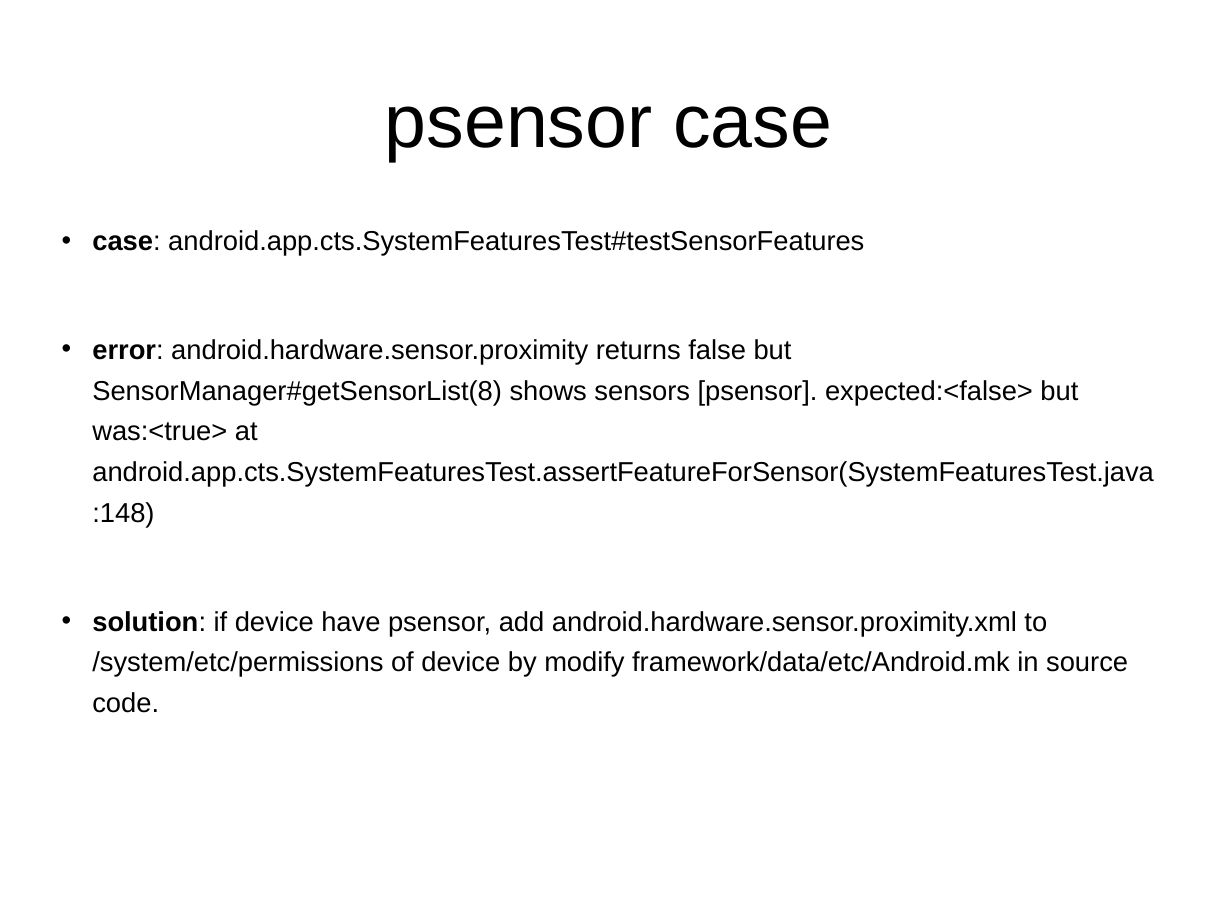
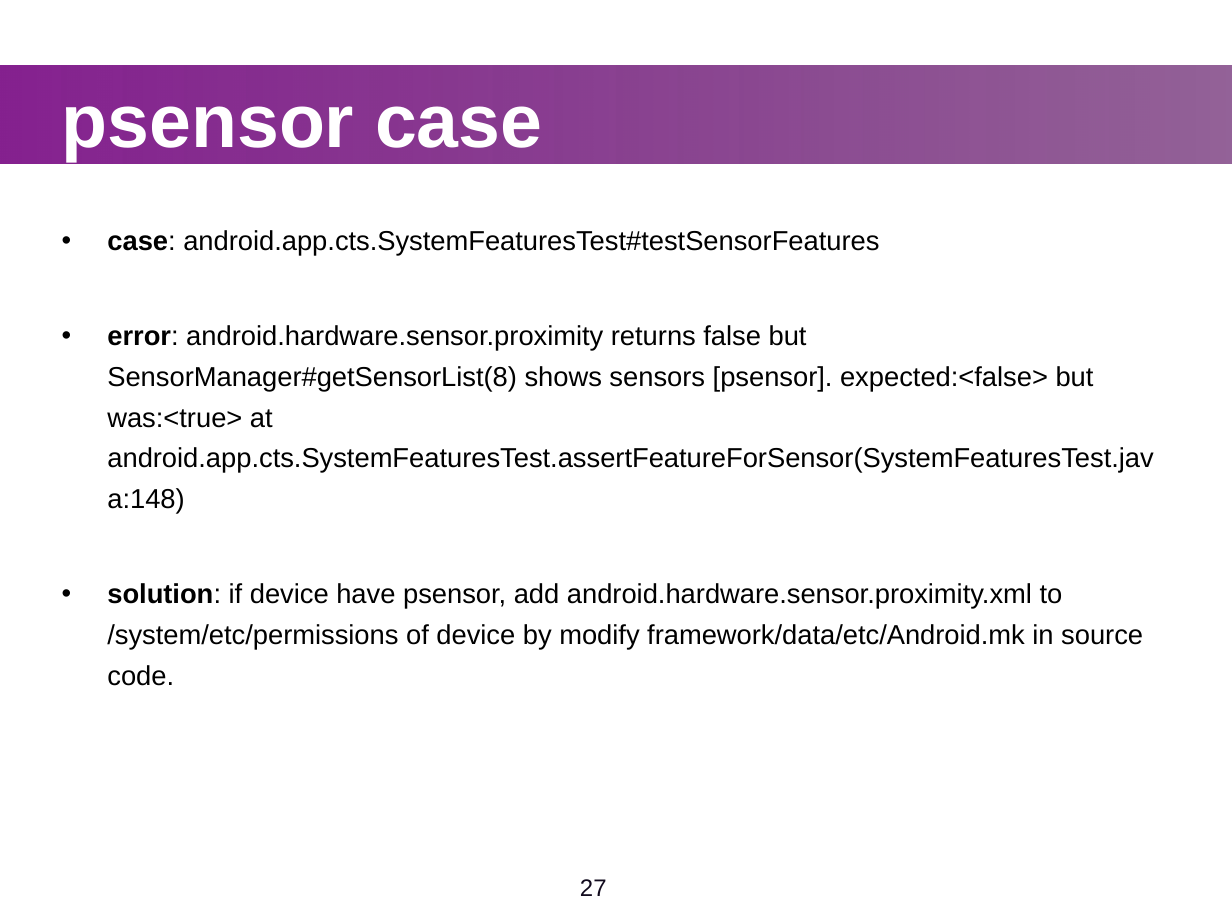
Before and after one commit to widerules/system-information, a slide deck: slide 27 of cts/CTS-training.ppt. Drawn at 1232x924 pixels with LibreOffice and Linux fonts; fonts in the diff are those of the drawing; background and template pictures are left out. Boxes give left, top, right and bottom in pixels: in the first picture for what was removed or moved away, otherwise in the second. Text is boxed around its words. In the diff, an @@ line names an element or a change of style, - is before the commit and + after.

Commit message:
jingtao: change style for all CTS slides

```diff
--- a/cts/CTS-training.ppt
+++ b/cts/CTS-training.ppt
@@ text "psensor case" at (62, 106, 542, 162): text colour #000000 to #FFFFFF, bold on; alignment centre to left @@
@@ rectangle added at (0, 65, 1232, 163), fill gradient #85218F to #611868 @@
@@ text "case: android.app.cts.SystemFeaturesTest#testSensorFeatures" at (107, 230, 1153, 686): indent changed; less space between paragraphs @@
@@ page number added at (580, 879, 607, 896), 14 pt, text #120B1E @@
+27
```
Also in this commit, not shown: 36 other slides changed, 2 slides added, 3 slides removed, 2 other files.
